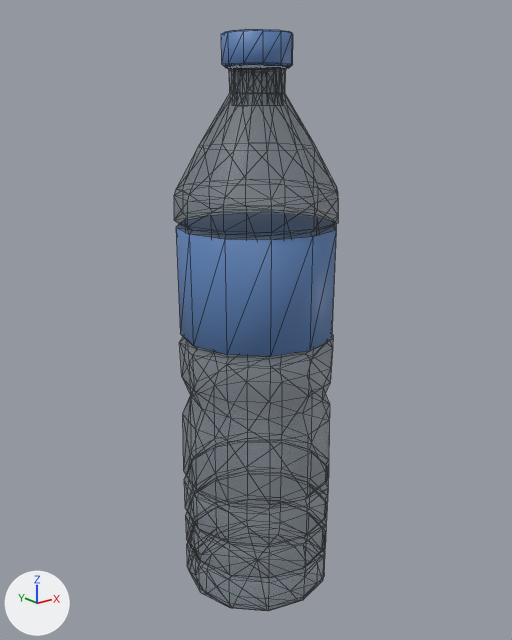
Before and after pictures for a commit that changed the FBX model bottle.fbx.
Rendered twice from a camera (50 mm lens) standing at (-0.197, -0.245, 0.233) and looking at (0.001, 0.002, 0.135). Lighting does not change. The marker at lower left points along +X, +Y and +Z. Mesh edges are drawn as thin lines. Where no turn or scale is listed for an object, it has been applied to the vertices.

Names of what the first picture shows: 'Container_Bottle', 'Container_Bottle_Lid'.
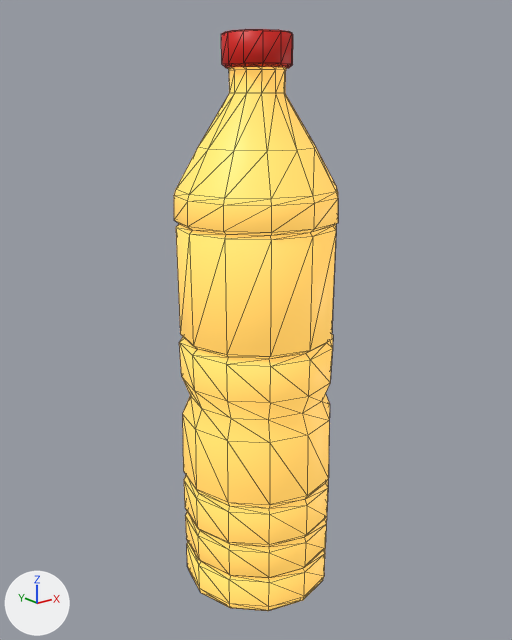
The newer file is also rescaled (x2.0) as a whole; pictures and numbers use the older file's frame.

What differs and where, as boxes [x1, y1, x2, y2] in the pictures (512 x 640 px):
'Container_Bottle', surface changed (blue to orange): [174, 67, 338, 611] in both
'Container_Bottle_Lid', surface changed (blue to red): [221, 29, 293, 69] in both
part 1 of me_scene_001, surface changed (blue to red): before [221, 29, 293, 69]; after [221, 29, 293, 68]
part 2 of me_scene, surface changed (blue to orange): before [176, 213, 336, 357]; after [176, 228, 336, 357]

The change in detail:
In material 'Material_Main_Transparent' (mat_material_main_transparent), texture is no longer img_interiorcolourswatch_png, with its transparency.
In material 'Material_Main_Transparent' (mat_material_main_transparent), base_color is now set to (0.871, 0.579, 0.122), yellow #f0c862.
In material 'Material_Main_Transparent' (mat_material_main_transparent), emission_color is now set to (0.623, 0.346, 0.0646), orange #cf9f48.
In material 'Material_Main_Transparent' (mat_material_main_transparent), emission_strength is now set to 1.0.
In material 'Material_Main' (mat_material_main), emission_strength is now set to 1.0.
me_scene has 373 vertices, 732 faces and spans x -0.037..0.037, y -0.037..0.037, z 0.0..0.248.
me_scene is used by ob_container_bottle; location (0.0, 0.0, 0.0).
me_scene part 2: texture (UV) coordinates of 24 of 732 faces, centred in x -0.034..0.034, y -0.034..0.034, z 0.146..0.163, changed; they spanned u 0.12..0.12, v 0.05..0.06 and now span u 0.12..0.13, v 0.11..0.12.
me_scene_001 has 61 vertices, 108 faces and spans x -0.0149..0.0149, y -0.0151..0.0151, z -0.0091..0.0051.
me_scene_001 is used by ob_container_bottle_lid; location (0.0, 0.0, 0.2542).
me_scene_001 part 1: texture (UV) coordinates of 108 of 108 faces, centred in x -0.0143..0.0143, y -0.0144..0.0144, z -0.0087..0.0049, changed; they spanned u 0.12..0.13, v 0.06..0.06 and now span u 0.12..0.12, v 0.11..0.12.
